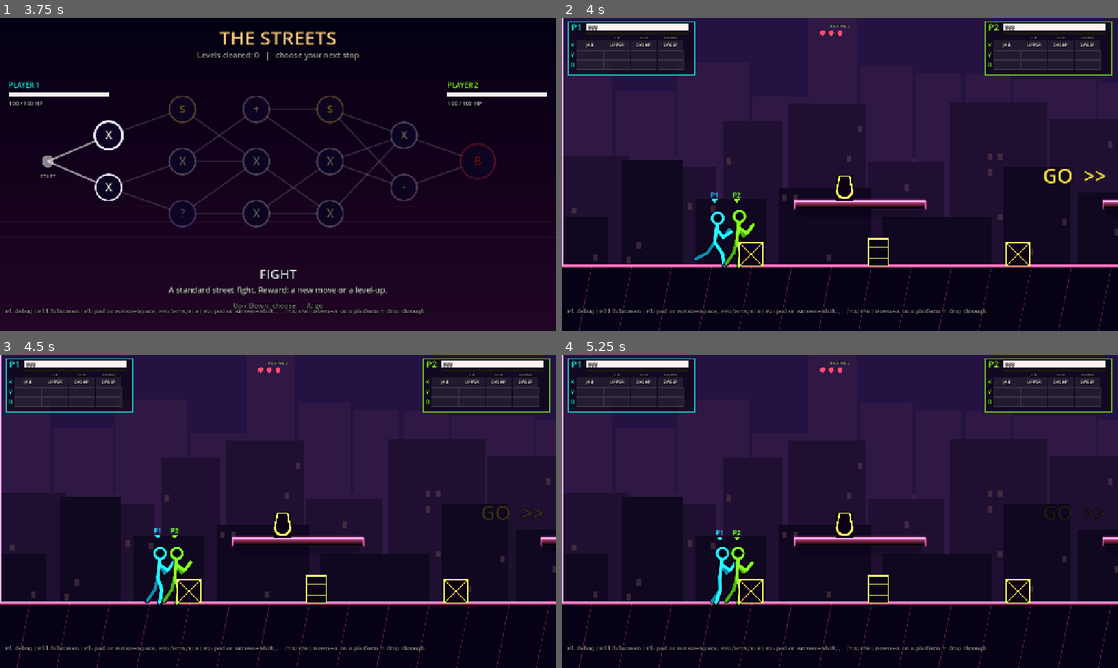
Above: before the commit, frames 1-4 (two rows, left to right).
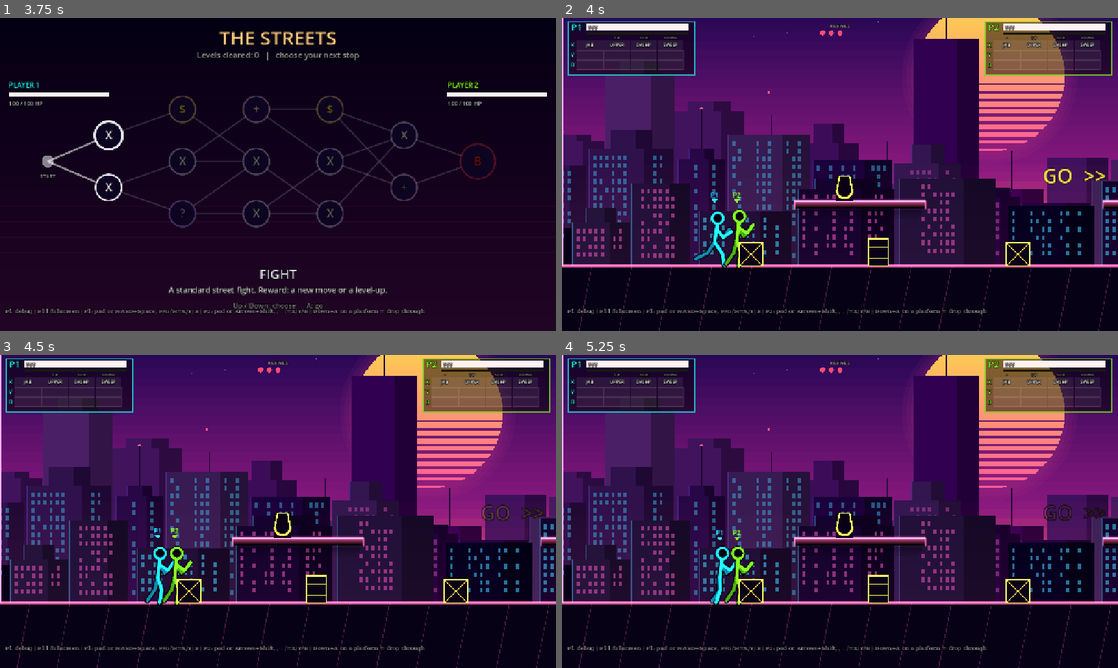
Above: after the commit, the same moments.

Repository: LaMaSi/Multiplayer-fighting-roguelike
Game: Godot game, scene res://scenes/main_menu.tscn
Same seed, same stepped clock (60 frames per second), same inputs: the game is played once before the commit and once after it.
Inputs (mouse positions are in pixels of both pictures, inside the frame that each line leads up to):
- Up to frame 1 (3.75 s): tap Enter at 0.5 s; move the mouse to (400, 158) at 0.52 s; hold D 0.53-1.25 s; tap F at 0.6 s; click (400, 158) at 0.67 s; tap Space at 0.77 s; drag from (166, 190) to (250, 237) at 1.27 s; move the mouse to (333, 105) at 2.02 s; hold A 2.03-2.75 s; tap H at 2.1 s; drag from (250, 237) to (111, 127) at 2.77 s; move the mouse to (444, 221) at 3.52 s; hold D from 3.53 s (still down); tap V at 3.6 s
- Up to frame 2 (4 s): keep holding D; tap Space at 3.77 s
- Up to frame 3 (4.5 s): release D at 4.25 s; drag from (111, 464) to (194, 433) at 4.27 s
- Up to frame 4 (5.25 s): move the mouse to (867, 511) at 5.02 s; hold D from 5.03 s (still down); tap E at 5.1 s; click (867, 511) at 5.17 s

Frame 1 is identical in both runs. In frame 2, 43% of the frame differs, in the area x 0-100%, y 0-80%; in frame 3, 43%; in frame 4, 43%.

Commit message:
Synthwave backdrop (variant 5), animated super meter (pulse/burn) and juicy combo counter in HUD mock
Co-Authored-By: Claude Sonnet 5.5 <noreply@anthropic.com>
Claude-Session: https://claude.ai/code/session_01C2WewpGAAP2KUyYkL7WJHM

Diff:
--- a/scripts/levels/backdrop.gd
+++ b/scripts/levels/backdrop.gd
@@ -7,13 +7,14 @@
 ##   fog: how far the fill is pulled toward the haze colour (per layer, far layers get more)
 ##   desat: 0..1 pull toward grey, dim: brightness multiplier, edge: roof-line alpha (0 = pure silhouette)
 ##   win: window alpha, dens: window density multiplier
-static var variant := 4
+static var variant := 5
 const STYLES := [
 	{"fog": 0.0, "desat": 0.0, "dim": 1.0, "edge": 1.0, "win": 1.0, "dens": 1.0},
 	{"fog": 0.55, "desat": 0.35, "dim": 0.75, "edge": 0.0, "win": 0.35, "dens": 0.6},
 	{"fog": 0.7, "desat": 0.6, "dim": 0.6, "edge": 0.0, "win": 0.18, "dens": 0.35},
 	{"fog": 0.35, "desat": 0.25, "dim": 0.45, "edge": 0.12, "win": 0.5, "dens": 0.5},
 	{"fog": 0.0, "desat": 0.0, "dim": 1.0, "edge": 0.0, "win": 1.0, "dens": 0.28, "limited": true},  # 4: limited palette
+	{"fog": 0.0, "desat": 0.0, "dim": 1.0, "edge": 0.0, "win": 1.0, "dens": 0.28, "synth": true},  # 5: synthwave
 ]
 
 class SkyLayer extends Node2D:
@@ -26,8 +27,67 @@
 	var windows := true
 	var edge_a := 1.0
 	var dens := 0.22
+	var synth := false
+	var li := 0  ## layer index 0 far .. 2 near (synth)
+
+	func _draw_synth() -> void:
+		var rng := RandomNumberGenerator.new()
+		rng.seed = 11 + li
+		var base: Color = Pal.SYNTH_FILL[li]
+		var rim: Color = Pal.SYNTH_RIM[li]
+		var haze: Color = Pal.SYNTH_HAZE
+		haze.a = Pal.SYNTH_HAZE_A[li]
+		var win_a: float = Pal.SYNTH_WIN_A[li]
+		for b in blds:
+			var x: float = b[0]
+			var w: float = b[1]
+			var h: float = b[2]
+			var v: float = b[3]
+			var fill := base.lightened((v - 0.5) * 0.16)
+			var top := ground_y - h
+			var dark := fill.darkened(0.3)
+			draw_rect(Rect2(x, top, w, h + 200.0), fill)
+			draw_rect(Rect2(x + w * 0.66, top, w * 0.34, h + 200.0), dark)
+			# setback on the roof
+			if b[4] > 0.45:
+				var sw: float = w * (0.35 + 0.3 * float(b[4]))
+				var sh: float = 12.0 + float(b[5]) * 34.0
+				var sx: float = x + (w - sw) * 0.5
+				draw_rect(Rect2(sx, top - sh, sw, sh), fill)
+				draw_rect(Rect2(sx + sw * 0.6, top - sh, sw * 0.4, sh), dark)
+				if rim.a > 0.0:
+					draw_rect(Rect2(sx, top - sh, 2.0, sh), rim)
+				top -= sh
+			# antenna on some tall ones
+			if b[6] > 0.7 and h > 150.0:
+				var ah: float = 26.0 + float(b[6]) * 60.0
+				draw_line(Vector2(x + w * 0.5, top), Vector2(x + w * 0.5, top - ah), dark, 2.0)
+				if li > 0:
+					draw_circle(Vector2(x + w * 0.5, top - ah), 2.5, Color(1.0, 0.35, 0.55, 0.9))
+			# cool rim light on the lit (left) edge
+			if rim.a > 0.0:
+				draw_rect(Rect2(x, ground_y - h, 2.0, h + 20.0), rim)
+			# horizon haze on the lower part
+			for k in 8:
+				var hz := haze
+				hz.a = haze.a * float(k + 1) / 8.0 * 0.35
+				draw_rect(Rect2(x, ground_y - 200.0 + k * 25.0, w, 25.0 + (200.0 if k == 7 else 0.0)), hz)
+			# windows: whole columns lit, rows mostly lit, one colour family per building
+			if win_a > 0.0:
+				var wc: Color = Pal.SYNTH_WIN[int(floor(v * 7.0)) % 2]
+				wc.a = win_a
+				var cols := int((w - 14.0) / 12.0)
+				var rows := int((h - 22.0) / 16.0)
+				for cx in cols:
+					if rng.randf() < 0.55:
+						for cy in rows:
+							if rng.randf() < 0.72:
+								draw_rect(Rect2(x + 9.0 + cx * 12.0, ground_y - h + 12.0 + cy * 16.0, 6, 9), wc)
 
 	func _draw() -> void:
+		if synth:
+			_draw_synth()
+			return
 		var rng := RandomNumberGenerator.new()
 		rng.seed = 7
 		for b in blds:
@@ -45,8 +105,35 @@
 							draw_rect(Rect2(r.position.x + 8 + cx * 22.0, r.position.y + 14 + cy * 30.0, 9, 13), win)
 
 
+class SunLayer extends Node2D:
+	var ground_y := 600.0
+	var stars: Array = []
+
+	func _draw() -> void:
+		for st in stars:
+			draw_rect(Rect2(st[0], ground_y - st[1], st[2], st[2]), Color(0.85, 0.8, 1.0, st[3]))
+		var c := Vector2(300.0, ground_y - 380.0)
+		var r := 150.0
+		for i in 3:
+			draw_circle(c, r + 26.0 - i * 9.0, Color(1.0, 0.3, 0.55, 0.05))
+		var yy := -r
+		while yy < r:
+			var t := (yy + r) / (2.0 * r)
+			var skip := false
+			if t > 0.52:
+				var period := 15.0
+				var gap := lerpf(2.0, 10.0, (t - 0.52) / 0.48)
+				skip = fposmod(yy + r, period) < gap
+			if not skip:
+				var half := sqrt(maxf(r * r - yy * yy, 0.0))
+				var col: Color = (Pal.SYNTH_SUN[0] as Color).lerp(Pal.SYNTH_SUN[1], t)
+				draw_rect(Rect2(c.x - half, c.y + yy, half * 2.0, 1.6), col)
+			yy += 1.0
+
+
 var cam: Camera2D
 var _layers: Array[SkyLayer] = []
+var _sun: SunLayer
 
 
 func setup(theme: Dictionary, level_w: float, ground_y: float) -> void:
@@ -58,6 +145,20 @@
 		{"f": 0.78, "hmin": 90.0, "hmax": 250.0, "wmin": 120.0, "wmax": 240.0, "fill": theme["bld_near"], "edge": theme["edge_near"], "win": true, "gap": 30.0},
 	]
 	var st: Dictionary = STYLES[clampi(variant, 0, STYLES.size() - 1)]
+	var synth: bool = st.get("synth", false)
+	if synth:
+		specs = [
+			{"f": 0.25, "hmin": 150.0, "hmax": 340.0, "wmin": 80.0, "wmax": 150.0, "fill": Color.BLACK, "edge": Color.BLACK, "win": false, "gap": 6.0, "tall": 0.12},
+			{"f": 0.5, "hmin": 120.0, "hmax": 270.0, "wmin": 90.0, "wmax": 170.0, "fill": Color.BLACK, "edge": Color.BLACK, "win": true, "gap": 10.0, "tall": 0.0},
+			{"f": 0.78, "hmin": 70.0, "hmax": 180.0, "wmin": 110.0, "wmax": 200.0, "fill": Color.BLACK, "edge": Color.BLACK, "win": true, "gap": 24.0, "tall": 0.0},
+		]
+	if synth:
+		_sun = SunLayer.new()
+		_sun.ground_y = ground_y
+		_sun.z_index = -80
+		for i in 70:
+			_sun.stars.append([rng.randf_range(-760.0, 760.0), rng.randf_range(420.0, 1000.0), rng.randf_range(1.5, 2.8), rng.randf_range(0.25, 0.8)])
+		add_child(_sun)
 	var haze: Color = (theme["sky_bottom"] as Color).darkened(0.35)
 	for s in specs:
 		var l := SkyLayer.new()
@@ -74,6 +175,8 @@
 		l.edge = s["edge"]
 		l.edge_a = st["edge"]
 		l.dens = 0.22 * float(st["dens"])
+		l.synth = synth
+		l.li = clampi(int(round((float(s["f"]) - 0.25) / 0.265)), 0, 2)
 		var wc: Color = theme["window"]
 		l.win = Color(wc.r, wc.g, wc.b, float(st["win"]))
 		if st.get("limited", false):
@@ -84,7 +187,10 @@
 		var x := -1400.0
 		while x < level_w * float(s["f"]) + 2000.0:
 			var w := rng.randf_range(s["wmin"], s["wmax"])
-			l.blds.append([x, w, rng.randf_range(s["hmin"], s["hmax"])])
+			var bh: float = rng.randf_range(s["hmin"], s["hmax"])
+			if synth and rng.randf() < float(s.get("tall", 0.0)):
+				bh = rng.randf_range(380.0, 470.0)
+			l.blds.append([x, w, bh, rng.randf(), rng.randf(), rng.randf(), rng.randf()])
 			x += w + rng.randf_range(0.0, s["gap"])
 		add_child(l)
 		_layers.append(l)
@@ -94,5 +200,7 @@
 	if cam == null:
 		return
 	var c := cam.get_screen_center_position()
+	if _sun != null:
+		_sun.position.x = c.x
 	for l in _layers:
 		l.position.x = c.x * (1.0 - l.factor)
--- a/scripts/levels/level_base.gd
+++ b/scripts/levels/level_base.gd
@@ -325,6 +325,22 @@
 	var top: Color = theme["sky_top"]
 	var horizon: Color = theme["sky_bottom"]
 	var y0 := -300.0
+	if Backdrop.variant == 5:
+		var span5 := ground_y - y0
+		c.draw_rect(Rect2(-2500, -1800, level_w + 5000, 1800 + y0 + 2), Pal.SYNTH_SKY[0])
+		var n := 48
+		for i in n:
+			var t := float(i) / float(n - 1)
+			var col := Color(Pal.SYNTH_SKY[0])
+			for k in range(3):
+				var a: float = Pal.SYNTH_SKY_AT[k]
+				var b: float = Pal.SYNTH_SKY_AT[k + 1]
+				if t >= a and t <= b:
+					col = (Pal.SYNTH_SKY[k] as Color).lerp(Pal.SYNTH_SKY[k + 1], (t - a) / (b - a))
+			c.draw_rect(Rect2(-2500, y0 + span5 / n * i, level_w + 5000, span5 / n + 1.0), col)
+		c.draw_rect(Rect2(-2500, -1800, 2500, 3200), Color(0.01, 0.0, 0.03))
+		c.draw_rect(Rect2(level_w, -1800, 2500, 3200), Color(0.01, 0.0, 0.03))
+		return
 	if Backdrop.variant == 4:
 		var span := ground_y - y0
 		var b1 := y0 + span * float(Pal.BG_SKY_SPLIT[0])
@@ -348,7 +364,7 @@
 
 func _paint_ground(c: CanvasItem) -> void:
 	var ng: Color = theme["neon_ground"]
-	c.draw_rect(Rect2(-2500, ground_y, level_w + 5000, 700), Pal.BG_GROUND if Backdrop.variant == 4 else theme["ground"])
+	c.draw_rect(Rect2(-2500, ground_y, level_w + 5000, 700), Pal.BG_GROUND if Backdrop.variant >= 4 else theme["ground"])
 	c.draw_line(Vector2(-2500, ground_y), Vector2(level_w + 2500, ground_y), ng, 3.0, true)
 	var gx := -2500.0
 	while gx < level_w + 2500.0:
--- a/scripts/levels/pal.gd
+++ b/scripts/levels/pal.gd
@@ -21,3 +21,16 @@
 const BG_BUILDING := [Color(0.19, 0.11, 0.27), Color(0.13, 0.08, 0.20), Color(0.08, 0.05, 0.14)]  ## far, mid, near
 const BG_WINDOW := Color(0.55, 0.38, 0.38, 0.30)
 const BG_GROUND := Color(0.05, 0.03, 0.10)
+
+
+## Synthwave backdrop (variant 5), from the reference images: one gradient sky with a striped sun,
+## dark silhouettes that read against the horizon glow, cool rim light and tidy rows of lit windows.
+const SYNTH_SKY := [Color(0.05, 0.02, 0.14), Color(0.17, 0.05, 0.34), Color(0.55, 0.11, 0.50), Color(1.0, 0.38, 0.42)]
+const SYNTH_SKY_AT := [0.0, 0.45, 0.8, 1.0]
+const SYNTH_FILL := [Color(0.25, 0.08, 0.36), Color(0.17, 0.06, 0.28), Color(0.10, 0.04, 0.19)]  ## far, mid, near
+const SYNTH_RIM := [Color(0.5, 0.3, 0.9, 0.0), Color(0.45, 0.3, 0.9, 0.35), Color(0.3, 0.75, 1.0, 0.4)]
+const SYNTH_HAZE := Color(0.95, 0.3, 0.5)
+const SYNTH_HAZE_A := [0.30, 0.18, 0.08]
+const SYNTH_WIN := [Color(0.25, 0.75, 0.95), Color(0.85, 0.3, 0.7)]
+const SYNTH_WIN_A := [0.0, 0.45, 0.6]
+const SYNTH_SUN := [Color(1.0, 0.85, 0.3), Color(1.0, 0.35, 0.6)]
--- a/tests/mock_hud.gd
+++ b/tests/mock_hud.gd
@@ -12,9 +12,21 @@
 
 class Mock extends Control:
 	var style := 0  # 0 neon, 1 cartoon, 2 minimal
+	var tt := 0.0  ## animation clock (seconds)
+	var combo := 18
+	var age := 1.0  ## seconds since the combo last went up
+	var meters := [0.62, 1.0]  ## P1, P2
 	var fh: Font
 	var fb: Font
 	var ft: Font
+
+	func _process(delta: float) -> void:
+		if style == 4 and not frozen:
+			tt += delta
+			age += delta
+			queue_redraw()
+
+	var frozen := false
 
 	func _draw() -> void:
 		match style:
@@ -142,7 +154,23 @@
 		draw_set_transform_matrix(Transform2D.IDENTITY)
 
 	# ---------------------------------------------------------------- D: ring + block bar (from reference)
-	## Solid colours, no glow. Ring = health number (outer ticks = super meter); bar = 10 health blocks.
+	## Solid colours. Ring = health number; 10 health blocks; below it a big SUPER meter that
+	## pulses lightly once it is usable (>= 1/3) and burns hard when full.
+	const TILTS := [-0.06, 0.09, -0.15, 0.13, -0.21, 0.17]
+	const USABLE := 0.34
+
+	func _flame(x: float, y: float, w: float, strength: float) -> void:
+		# flickering flame tongues along an edge (y is the baseline, tongues go up)
+		var n := int(w / 9.0)
+		for i in n:
+			var ph := tt * 11.0 + float(i) * 1.9
+			var hgt := (14.0 + 16.0 * (0.5 + 0.5 * sin(ph)) + 8.0 * sin(ph * 2.3 + 1.0)) * strength
+			var fx := x + 4.0 + i * 9.0
+			var pts := PackedVector2Array([Vector2(fx - 5.5, y), Vector2(fx + sin(ph) * 2.0, y - hgt), Vector2(fx + 5.5, y)])
+			draw_colored_polygon(pts, Color(2.2, 0.9, 0.2, 0.9))
+			var pts2 := PackedVector2Array([Vector2(fx - 2.5, y), Vector2(fx, y - hgt * 0.6), Vector2(fx + 2.5, y)])
+			draw_colored_polygon(pts2, Color(2.4, 2.0, 1.0, 0.95))
+
 	func _ref() -> void:
 		var dark := Color(0.03, 0.02, 0.07, 0.8)
 		for pi in 2:
@@ -150,12 +178,11 @@
 			var col := Color(0.55, 0.98, 0.2) if flip else Color(0.2, 0.9, 1.0)
 			var hp := 0.58 if flip else 0.94
 			var trail := 0.74 if flip else 1.0
-			var meter := 0.8 if flip else 0.35
+			var meter: float = meters[pi]
 			var x0 := 24.0
 			var y0 := 18.0
 			var cx := 1280.0 - (x0 + 38.0) if flip else x0 + 38.0
 			var cy := y0 + 38.0
-			# geometry is authored for P1 and mirrored for P2
 			var mx := Transform2D(Vector2(-1, 0), Vector2(0, 1), Vector2(1280, 0)) if flip else Transform2D.IDENTITY
 			draw_set_transform_matrix(mx)
 			var hx := x0 + 62.0
@@ -168,7 +195,6 @@
 			var fr := frame.duplicate()
 			fr.append(frame[0])
 			draw_polyline(fr, col, 3.0, true)
-			# health blocks
 			var bw := 29.0
 			var gap := 6.0
 			var bxs := hx + 22.0
@@ -186,34 +212,88 @@
 					draw_rect(r, Color(0.95, 0.4, 0.25, 0.85) if trail >= t1 else Color(0.95, 0.4, 0.25, 0.5))
 				else:
 					draw_rect(r, Color(col.r, col.g, col.b, 0.22), false, 2.0)
+			# ---- super meter: big bar under the health frame
+			var mxp := hx + 14.0
+			var myp := hy + 66.0
+			var mw := 372.0
+			var mh := 22.0
+			var full := meter >= 0.999
+			var usable := meter >= USABLE
+			var pulse := 0.5 + 0.5 * sin(tt * (9.0 if full else 3.4))
+			var mframe := PackedVector2Array([Vector2(mxp, myp), Vector2(mxp + mw - 18.0, myp), Vector2(mxp + mw, myp + mh), Vector2(mxp + 14.0, myp + mh)])
+			if usable:
+				# halo behind the bar
+				var ha := (0.10 + 0.16 * pulse) if not full else (0.22 + 0.28 * pulse)
+				for k in 3:
+					draw_colored_polygon(Geometry2D.offset_polygon(mframe, 4.0 + k * 4.0)[0], Color(2.0, 1.4, 0.5, ha * (0.55 - k * 0.15)))
+			draw_colored_polygon(mframe, Color(0.03, 0.02, 0.07, 0.85))
+			var fill_poly := PackedVector2Array([Vector2(mxp + 2.0, myp + 2.0), Vector2(mxp + 2.0 + (mw - 22.0) * meter, myp + 2.0), Vector2(mxp + 2.0 + (mw - 22.0) * meter + 14.0 * 0.9, myp + mh - 2.0), Vector2(mxp + 14.0, myp + mh - 2.0)])
+			var fc := Color(0.85, 0.85, 1.0)
+			if usable:
+				fc = Color(1.6, 1.4, 0.8).lerp(Color(2.2, 1.7, 0.7), pulse) if not full else Color(2.4, 1.6, 0.5).lerp(Color(2.6, 2.4, 1.4), pulse)
+			draw_colored_polygon(fill_poly, fc)
+			# tier marks at 1/3 and 2/3
+			for q in [1.0 / 3.0, 2.0 / 3.0]:
+				var qx: float = mxp + 2.0 + (mw - 22.0) * q + 7.0
+				draw_line(Vector2(qx, myp + 2.0), Vector2(qx, myp + mh - 2.0), Color(0.03, 0.02, 0.07, 0.9), 3.0)
+			var oc := Color(1.0, 0.95, 0.8) if not usable else Color(2.0, 1.6, 0.8)
+			var mf := mframe.duplicate()
+			mf.append(mframe[0])
+			draw_polyline(mf, oc, 2.5, true)
+			if full:
+				_flame(mxp + 16.0, myp + 1.0, mw - 40.0, 0.7 + 0.3 * pulse)
 			# ring
-			draw_circle(Vector2(cx if not flip else 1280.0 - cx, cy), 36.0, Color(0.03, 0.02, 0.07, 0.9))
-			var rc := Vector2(cx if not flip else 1280.0 - cx, cy)
+			var rc := Vector2(cx, cy)
+			draw_set_transform_matrix(Transform2D.IDENTITY)
+			draw_circle(rc, 36.0, Color(0.03, 0.02, 0.07, 0.9))
 			draw_arc(rc, 36.0, 0.0, TAU, 40, col, 3.5, true)
-			for i in 24:
-				var a0 := -PI * 0.5 + TAU * float(i) / 24.0
-				var on := float(i) / 24.0 < meter
-				draw_arc(rc, 29.0, a0 + 0.03, a0 + TAU / 24.0 - 0.07, 3, Color(1, 1, 1, 0.9) if on else Color(col.r, col.g, col.b, 0.22), 4.0, true)
-			draw_set_transform_matrix(Transform2D.IDENTITY)
+			draw_arc(rc, 29.0, 0.0, TAU, 40, Color(col.r, col.g, col.b, 0.25), 2.0, true)
 			_txt(fb, Vector2(cx - 30, cy + 9), "%d" % int(hp * 100.0), 28, Color(0.95, 0.95, 1.0), 0, Color.BLACK, HORIZONTAL_ALIGNMENT_CENTER, 60.0)
 			_txt(fh, Vector2(cx - 30, cy - 12), "P2" if flip else "P1", 10, col, 0, Color.BLACK, HORIZONTAL_ALIGNMENT_CENTER, 60.0)
-		# combo (tilted, solid, no glow)
-		var pink := Color(1.0, 0.4, 0.72)
+			if full:
+				var bcx := 1280.0 - (mxp + mw * 0.5) if flip else mxp + mw * 0.5
+				_txt(fh, Vector2(bcx - 100.0, myp + 16.0), "SUPER READY", 12, Color(0.12, 0.04, 0.02), 0, Color.BLACK, HORIZONTAL_ALIGNMENT_CENTER, 200.0)
+		_combo_juicy()
+		# shared lives
+		_txt(fb, Vector2(540, 262), "LIVES", 14, Color(0.8, 0.8, 0.9), 0, Color.BLACK, HORIZONTAL_ALIGNMENT_CENTER, 200.0)
+		for i in 3:
+			_head(Vector2(610 + i * 30, 280), 9.0, Color(0.95, 0.95, 1.0), i < 2)
+
+	## Juicy combo: damped-spring punch on every hit, shake, glow that heats up with the tier;
+	## every 5 hits the number grows and takes a new tilt, with a shock ring on the tier change.
+	func _combo_juicy() -> void:
+		var tier := combo / 5
+		var spring := 1.0 + 0.42 * exp(-9.0 * age) * cos(24.0 * age)
+		var base := 1.0 + 0.08 * minf(float(tier), 7.0)
+		var tilt: float = TILTS[tier % TILTS.size()] + 0.09 * exp(-6.0 * age) * sin(30.0 * age)
+		var shake := Vector2.ZERO
+		if age < 0.25:
+			shake = Vector2(sin(tt * 90.0), cos(tt * 77.0)) * 5.0 * (1.0 - age / 0.25)
+		var heat := clampf(float(tier) / 5.0, 0.0, 1.0)
+		var glow_c := Color(2.0, 0.7, 1.2).lerp(Color(2.4, 1.6, 0.6), heat)
+		var plate_c := Color(1.0, 0.4, 0.72).lerp(Color(1.0, 0.72, 0.3), heat)
 		_txt(fh, Vector2(540, 34), "3250", 18, Color(0.9, 0.9, 1.0), 0, Color.BLACK, HORIZONTAL_ALIGNMENT_CENTER, 200.0)
-		var xf := Transform2D(Vector2(1, 0), Vector2(-0.28, 1), Vector2(640, 104)).rotated_local(-0.06)
+		var s := base * spring
+		var xf := Transform2D(Vector2(1, 0), Vector2(-0.28, 1), Vector2(640, 152) + shake).rotated_local(tilt).scaled_local(Vector2(s, s))
+		# tier-up shock ring (screen space)
+		if combo % 5 == 0 and age < 0.5:
+			var rr := 60.0 + 260.0 * (age / 0.5)
+			draw_arc(Vector2(640, 134), rr, 0.0, TAU, 48, Color(glow_c.r, glow_c.g, glow_c.b, 0.7 * (1.0 - age / 0.5)), 4.0, true)
 		draw_set_transform_matrix(xf)
 		var slash := PackedVector2Array([Vector2(-96, 12), Vector2(-74, -52), Vector2(96, -52), Vector2(74, 12)])
-		draw_colored_polygon(slash, Color(0.03, 0.02, 0.07, 0.8))
+		var ga := 0.14 + 0.05 * float(tier) + 0.3 * exp(-6.0 * age)
+		for k in 3:
+			draw_colored_polygon(Geometry2D.offset_polygon(slash, 6.0 + k * 7.0)[0], Color(glow_c.r, glow_c.g, glow_c.b, ga * (0.6 - k * 0.15)))
+		draw_colored_polygon(slash, Color(0.03, 0.02, 0.07, 0.85))
 		var sl := slash.duplicate()
 		sl.append(slash[0])
-		draw_polyline(sl, pink, 2.5, true)
-		_txt(fh, Vector2(-100, 0), "x18", 64, Color(0.97, 0.97, 1.0), 4, Color(0.05, 0.0, 0.1), HORIZONTAL_ALIGNMENT_CENTER, 200.0)
-		_txt(fb, Vector2(-100, 36), "TEAM COMBO  ·  3 RELAYS", 17, pink, 0, Color.BLACK, HORIZONTAL_ALIGNMENT_CENTER, 200.0)
+		draw_polyline(sl, plate_c, 2.5, true)
+		for k in 3:
+			_txt(fh, Vector2(-100, 0), "x%d" % combo, 64, Color(glow_c.r, glow_c.g, glow_c.b, ga * 0.7), 8 + k * 8, Color(glow_c.r, glow_c.g, glow_c.b, ga * 0.4), HORIZONTAL_ALIGNMENT_CENTER, 200.0)
+		var numc := Color(0.97, 0.97, 1.0).lerp(Color(2.2, 2.0, 1.4), heat * 0.7)
+		_txt(fh, Vector2(-100, 0), "x%d" % combo, 64, numc, 4, Color(0.05, 0.0, 0.1), HORIZONTAL_ALIGNMENT_CENTER, 200.0)
+		_txt(fb, Vector2(-100, 36), "TEAM COMBO  ·  3 RELAYS", 17, plate_c, 0, Color.BLACK, HORIZONTAL_ALIGNMENT_CENTER, 200.0)
 		draw_set_transform_matrix(Transform2D.IDENTITY)
-		# shared lives
-		_txt(fb, Vector2(540, 166), "LIVES", 14, Color(0.8, 0.8, 0.9), 0, Color.BLACK, HORIZONTAL_ALIGNMENT_CENTER, 200.0)
-		for i in 3:
-			_head(Vector2(610 + i * 30, 184), 9.0, Color(0.95, 0.95, 1.0), i < 2)
 
 	# ---------------------------------------------------------------- B: cartoon
 	func _rrect(r: Rect2, col: Color, rad := 10.0, outline := 5.0) -> void:
@@ -298,7 +378,7 @@
 	f_body = _font("res://assets/fonts/Rajdhani-Bold.ttf", 0)
 	f_toon = _font("res://assets/fonts/Bangers.ttf", 0)
 	Pal.terrain_pink = true
-	Backdrop.variant = 4
+	Backdrop.variant = 5
 	var level: LevelBase = load(String(args[0])).instantiate()
 	add_child(level)
 	for i in 10:
@@ -316,13 +396,26 @@
 	m.ft = f_toon
 	m.set_anchors_preset(Control.PRESET_FULL_RECT)
 	layer.add_child(m)
-	for s in [4]:
-		m.style = s
+	m.style = 4
+	m.frozen = true
+	var states := [
+		{"n": "a", "combo": 4, "age": 0.03, "m": [0.2, 0.62]},
+		{"n": "b", "combo": 5, "age": 0.04, "m": [0.5, 1.0]},
+		{"n": "c", "combo": 10, "age": 0.08, "m": [0.62, 1.0]},
+		{"n": "d", "combo": 15, "age": 0.04, "m": [0.62, 1.0]},
+		{"n": "e", "combo": 25, "age": 0.6, "m": [0.62, 1.0]},
+		{"n": "f", "combo": 35, "age": 0.04, "m": [1.0, 1.0]},
+	]
+	for st in states:
+		m.combo = st["combo"]
+		m.age = st["age"]
+		m.meters = st["m"]
+		m.tt = 1.3
 		m.queue_redraw()
-		for i in 25:
+		for i in 4:
 			await get_tree().process_frame
 		await RenderingServer.frame_post_draw
-		get_viewport().get_texture().get_image().save_png("%s/hud_%d.png" % [args[1], s])
+		get_viewport().get_texture().get_image().save_png("%s/hud_%s.png" % [args[1], st["n"]])
 	get_tree().quit()
 
 
--- a/tests/shot_bg.gd
+++ b/tests/shot_bg.gd
@@ -10,7 +10,7 @@
 
 func _ready() -> void:
 	var args := OS.get_cmdline_user_args()
-	for v in Backdrop.STYLES.size():
+	for v in [4, 5]:
 		Backdrop.variant = v
 		var level: LevelBase = load(String(args[0])).instantiate()
 		add_child(level)
